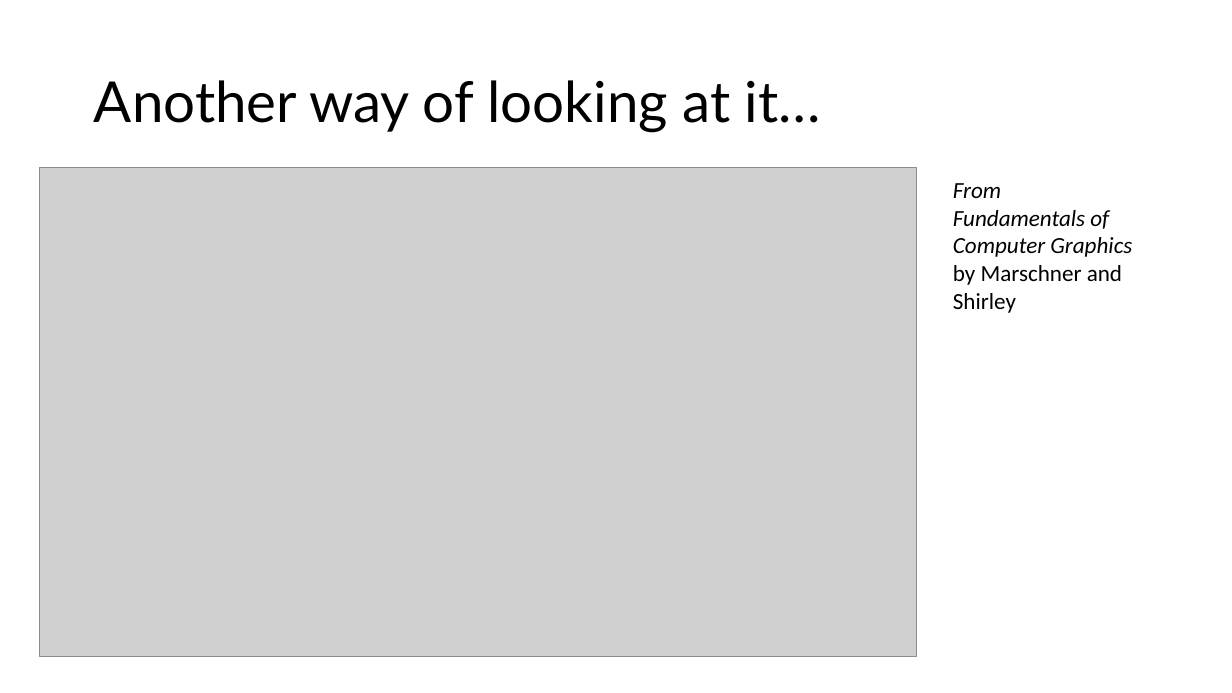
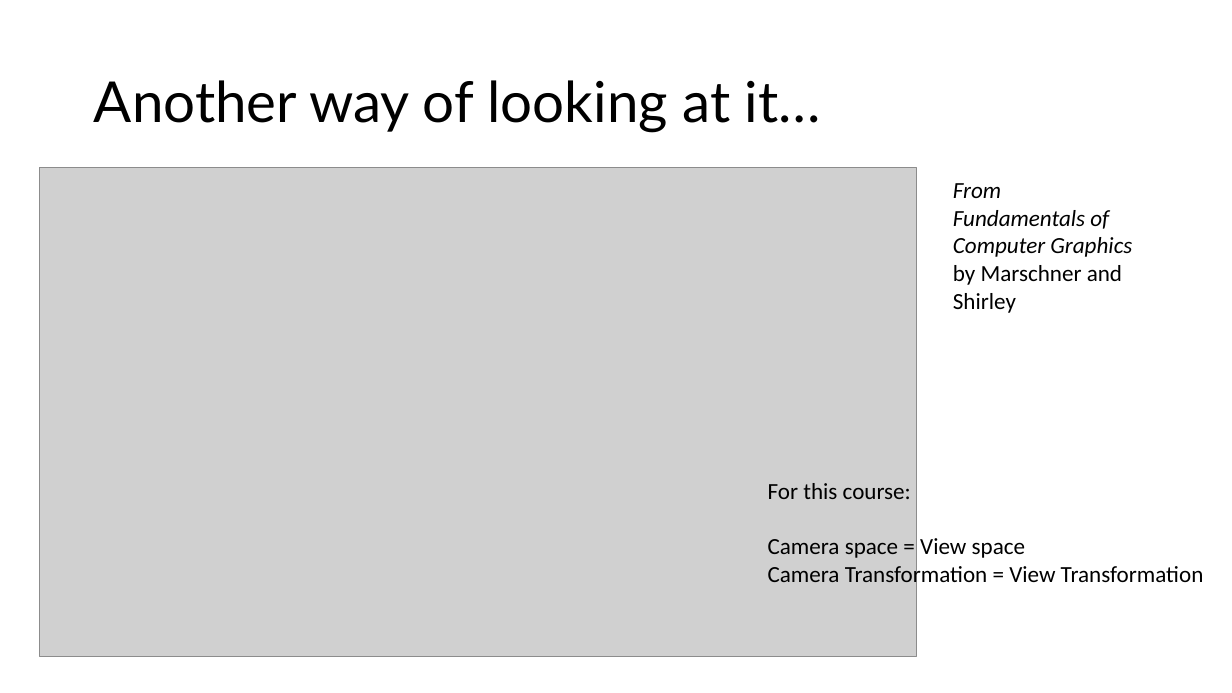
Before and after one commit to illinois-cs418/cs418CourseMaterial, a slide deck: slide 4 of Lectures/CS418-Lecture3-Transformations.pptx. Drawn at 1232x693 pixels with LibreOffice and Linux fonts; fonts in the diff are those of the drawing; grey boxes stand for pictures. Boxes give left, top, right and bottom in pixels: in the first picture for what was removed or moved away, otherwise in the second. Text is boxed around its words. In the diff, an @@ line names an element or a change of style, - is before the commit and + after.

```diff
--- a/Lectures/CS418-Lecture3-Transformations.pptx
+++ b/Lectures/CS418-Lecture3-Transformations.pptx
@@ text added at bbox=[768, 483, 1204, 588], 18 pt, text #000000 @@
+For this course:
+Camera space = View space
+Camera Transformation = View Transformation
```
Also in this commit, not shown: 2 other slides changed.
